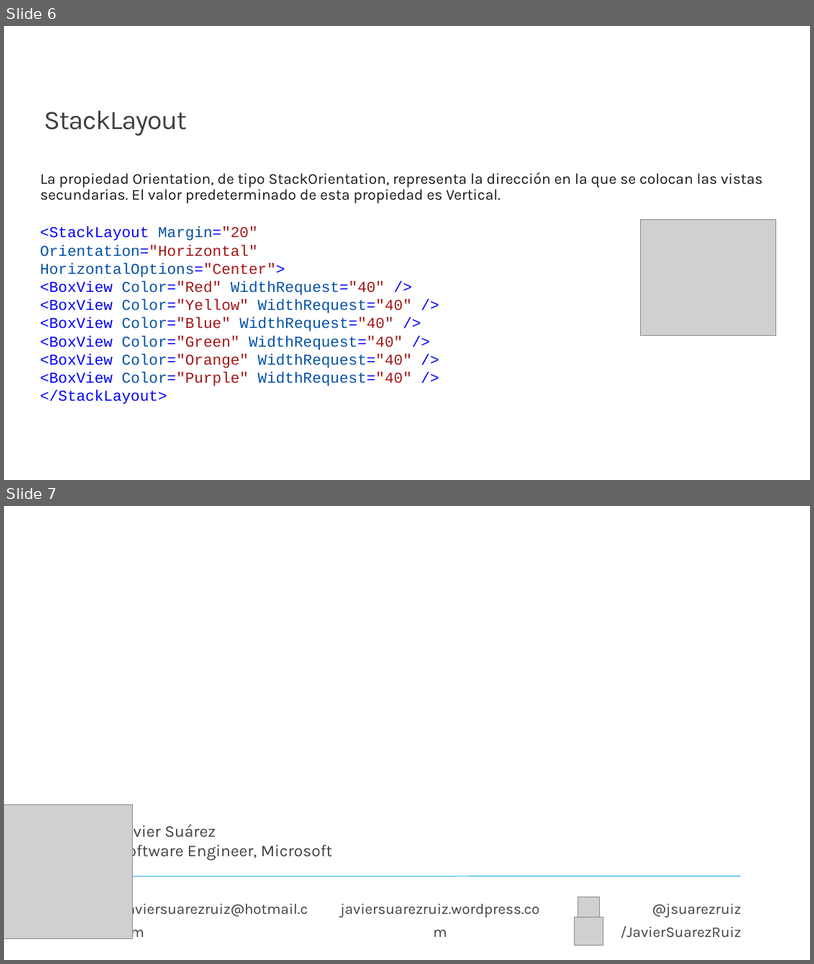
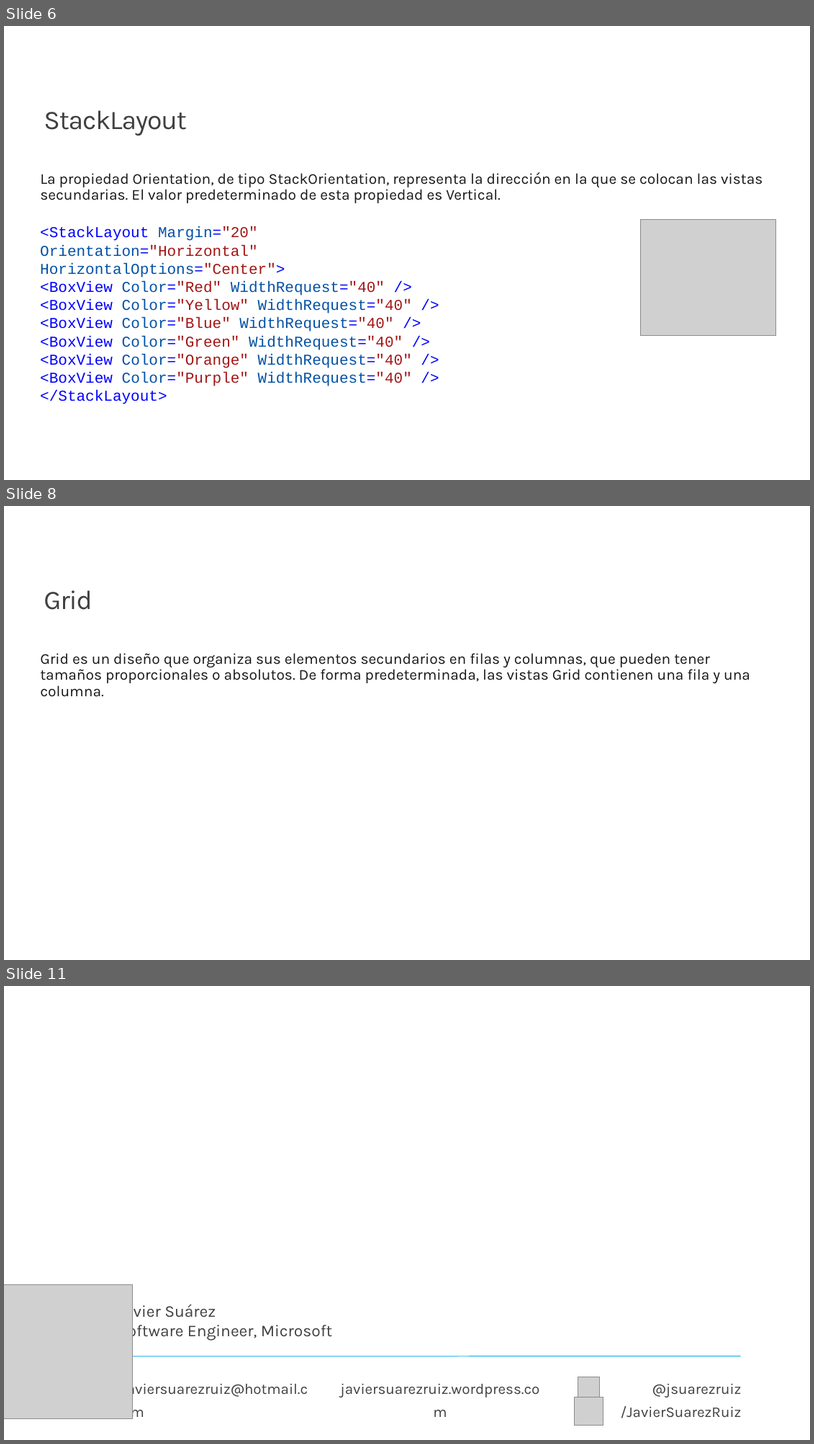
Before and after one commit to jsuarezruiz/taller-dotnet-maui, a slide deck: Bloque 4 - Creación de la UI/Taller17 - Layouts.pptx. Shown one above the other, each under a label of ours: slides 6 and 7 before the commit, slides 6, 8 and 11 after it; the slides between them are not shown. The pictures are 814x964 and 814x1444 pixels, drawn with LibreOffice and Linux fonts; fonts in the diff are those of the drawing; grey boxes stand for pictures; background and template pictures are left out. Boxes give left, top, right and bottom in pixels: in the first picture for what was removed or moved away, otherwise in the second. Text is boxed around its words. In the diff, an @@ line names an element or a change of style, - is before the commit and + after.

```diff
--- a/Bloque 4 - Creación de la UI/Taller17 - Layouts.pptx
+++ b/Bloque 4 - Creación de la UI/Taller17 - Layouts.pptx
@@ slide 8 added at (4, 506, 810, 960), background #FFFFFF @@
@@ title added at (44, 590, 92, 610), 32 pt, text #404040 @@
+Grid
@@ text added at (40, 653, 751, 697), 18 pt, text #171717 @@
+Grid es un diseño que organiza sus elementos secundarios en filas y columnas, que pueden tener tamaños proporcionales o absolutos. De forma predeterminada, las vistas Grid contienen una fila y una columna.
@@ what was slide 7 is now slide 11 @@
```
Also in this commit, not shown: 3 other slides added, 2 other files.
